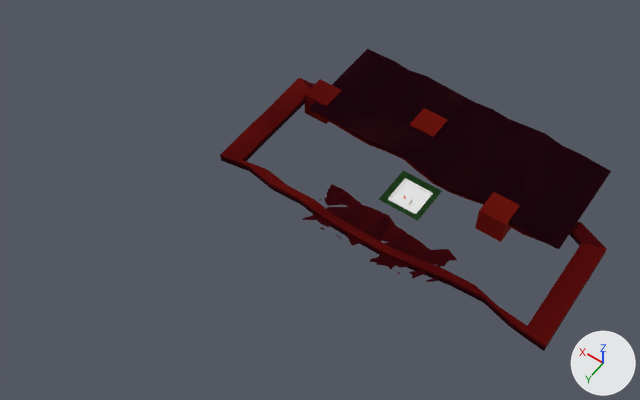
The glTF model res/bowling/scenes/f/scene.glb as it was, and as the next commit left it.
Camera for both pictures: a 50 mm camera at (-240.0, 488.0, 680.0) aimed at (55.0, 75.0, 32.0). Lighting does not change. The marker at lower right points along +X, +Y and +Z. Where no turn or scale is listed for an object, it has been applied to the vertices.
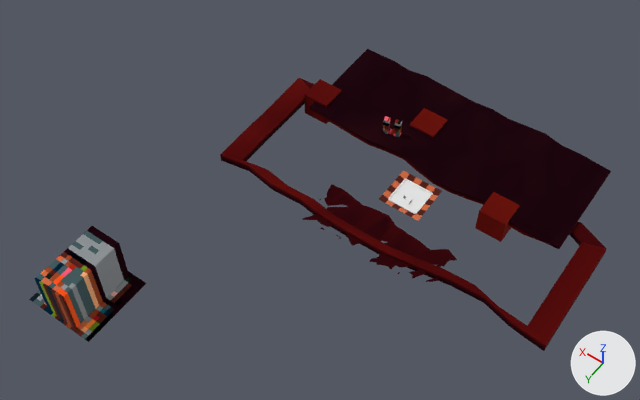
Diff of the bpy script that builds the scene:
```diff
--- a/res/bowling/scenes/f/scene.glb.py
+++ b/res/bowling/scenes/f/scene.glb.py
@@ img_10 @@
+img_10 = load_image('10', '_unpacked/10', 16, 16, 'sRGB')
@@ mat_material_d @@
+mat_material_d = principled_material('Material.d')
+mat_material_d.texture = img_10
+mat_material_d.metallic = 1.0
+mat_material_d.roughness = 1.0
@@ me_plane_002 @@
 me_plane_002.from_pydata(...)  # 40 vertices, 40 faces; spans x -22.4..22.4, y -22.4..22.4, z -0.1..2.3
-me_plane_002.materials.append(mat_material)  # picture img_pineapple_32_1x
+me_plane_002.materials.append(mat_material_d)  # picture img_10
@@ me_plane_009 @@
+me_plane_009.from_pydata(...)  # 16 vertices, 22 faces; spans x -2.23..-0.23, y -6.75..-4.75, z -1.36..0.0
+me_plane_009.materials.append(mat_material_d)  # picture img_10
@@ me_plane_008 @@
+me_plane_008.from_pydata(...)  # 31 vertices, 58 faces; spans x -2.2..4.6, y 6.4..13.3, z -12.3..12.3
+me_plane_008.materials.append(mat_material_d)  # picture img_10
@@ me_plane_007 @@
+me_plane_007.from_pydata(...)  # 52 vertices, 88 faces; spans x -8.4..4.6, y 4.7..13.3, z -12.3..12.3
+me_plane_007.materials.append(mat_material_d)  # picture img_10
@@ ob_plane_006 @@
+ob_plane_006 = bpy.data.objects.new('Plane.006', me_plane_009)
+ob_plane_006.location = (134.5, 46.5, -3.0)
+ob_plane_006.scale = (-37.1, -37.1, -37.1)
@@ ob_plane_005 @@
+ob_plane_005 = bpy.data.objects.new('Plane.005', me_plane_008)
+ob_plane_005.location = (61.2, -61.9, 14.4)
@@ ob_plane_004 @@
+ob_plane_004 = bpy.data.objects.new('Plane.004', me_plane_007)
+ob_plane_004.location = (55.4, -63.5, 14.4)
```

Changed parts and their boxes (x1, y1, x2, y2) in the pictures (640 x 400 px):
'Plane.006', added: after (29, 226, 146, 342)
'b.vis.001', recoloured (green to orange): (379, 171, 442, 221) in both
'Plane.004', added: after (389, 119, 402, 137)
'Plane.005', added: after (383, 116, 391, 134)
